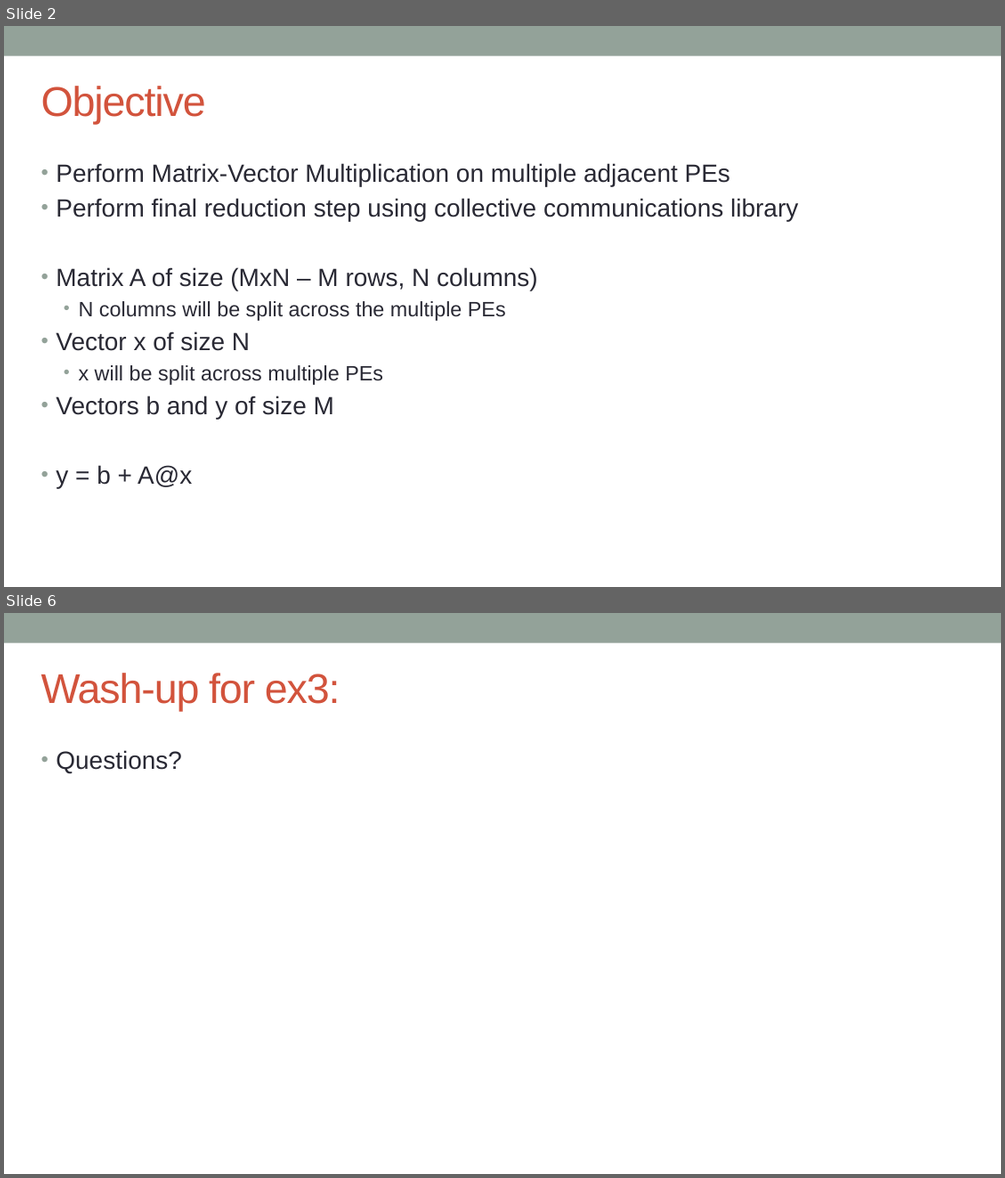
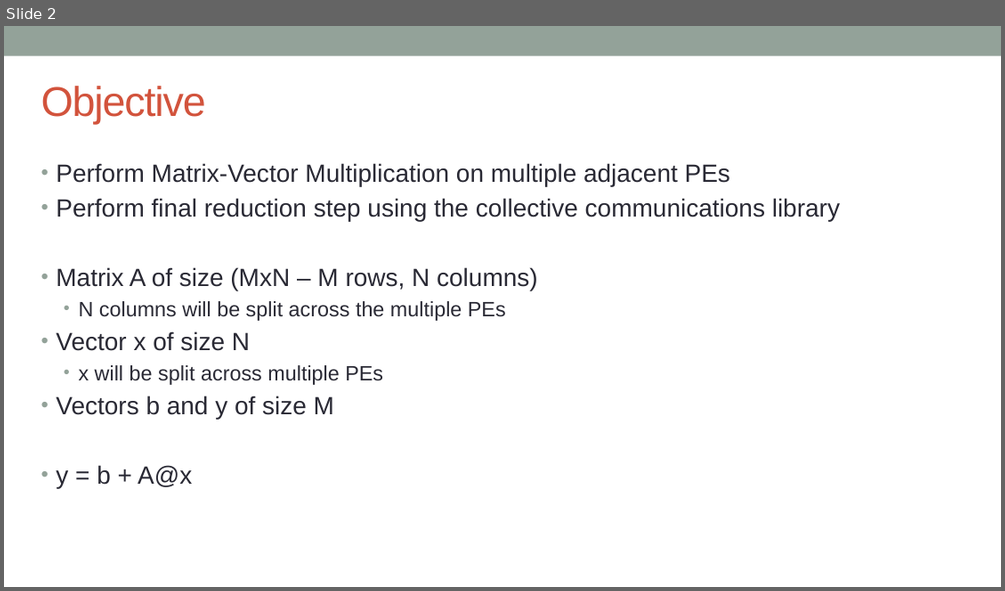
Before and after one commit to EPCCed/cs2-sdk-training, a slide deck: lectures/powerpoints/hands-on-3+washup.pptx. Shown one above the other, each under a label of ours: slides 2 and 6 before the commit, slide 2 after it; the slides between them are not shown. The pictures are 1005x1178 and 1005x591 pixels, drawn with LibreOffice and Linux fonts; fonts in the diff are those of the drawing. Boxes give left, top, right and bottom in pixels: in the first picture for what was removed or moved away, otherwise in the second. Text is boxed around its words. In the diff, an @@ line names an element or a change of style, - is before the commit and + after.

```diff
--- a/lectures/powerpoints/hands-on-3+washup.pptx
+++ b/lectures/powerpoints/hands-on-3+washup.pptx
@@ slide 6 removed at box(4, 613, 1001, 1174), background #FFFFFF; not listed: 1 template element that a slide beside it also shows @@
@@ title removed at box(41, 673, 340, 712) @@
-Wash-up for ex3:
@@ text removed at box(56, 750, 182, 773) @@
-• Questions?
@@ slide 2 changed as well @@
@@ text at box(56, 198, 840, 221): text changed @@
-• Perform final reduction step using collective communications library
+• Perform final reduction step using the collective communications library
```
Also in this commit, not shown: 3 other slides changed, 1 other slide removed, 1 other file.
